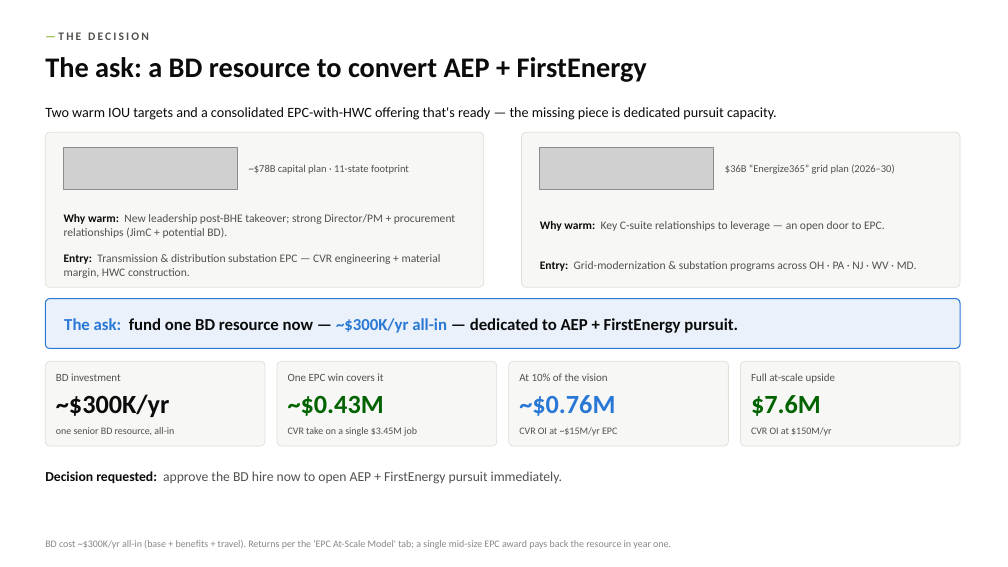
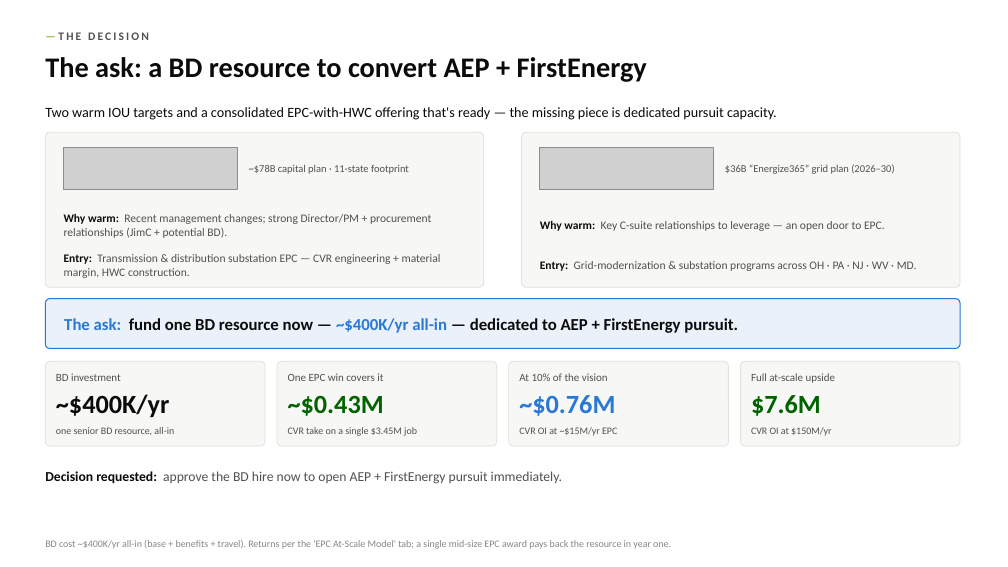
Before and after one commit to codlingjim-debug/CVR---Financial, a slide deck: slide 24 of reports/CVR_Deck_Jun2026.pptx. Drawn at 1008x567 pixels with LibreOffice and Linux fonts; fonts in the diff are those of the drawing; grey boxes stand for pictures. Boxes give left, top, right and bottom in pixels: in the first picture for what was removed or moved away, otherwise in the second. Text is boxed around its words. In the diff, an @@ line names an element or a change of style, - is before the commit and + after.

```diff
--- a/reports/CVR_Deck_Jun2026.pptx
+++ b/reports/CVR_Deck_Jun2026.pptx
@@ text at (x1=64, y1=214, x2=431, y2=238): text changed @@
-Why warm: New leadership post-BHE takeover; strong Director/PM + procurement relationships (JimC + potential BD).
+Why warm: Recent management changes; strong Director/PM + procurement relationships (JimC + potential BD).
@@ text at (x1=64, y1=318, x2=738, y2=333): text changed @@
-The ask: fund one BD resource now — ~$300K/yr all-in — dedicated to AEP + FirstEnergy pursuit.
+The ask: fund one BD resource now — ~$400K/yr all-in — dedicated to AEP + FirstEnergy pursuit.
@@ text at (x1=56, y1=394, x2=170, y2=417): text changed @@
-~$300K/yr
+~$400K/yr
```
Also in this commit, not shown: 2 other slides changed, 1 other file.
